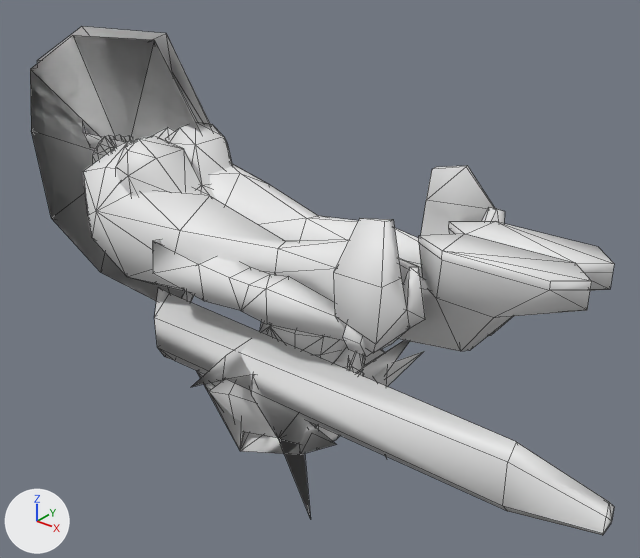
The Blender file Aria_Example/Aria_Hiro_Adult_OOTO.blend as it was, and as the next commit left it.
Camera for both pictures: a camera (50 mm lens) standing at (5.14, -4.02, 2.36) and looking at (1.7, 0.29, -0.31). Lighting does not change. The marker at lower left points along +X, +Y and +Z. Mesh edges are drawn as thin lines. Materials are left out; every surface is plain grey.

The first picture shows 'Shield.2', 'riggedmesh'.
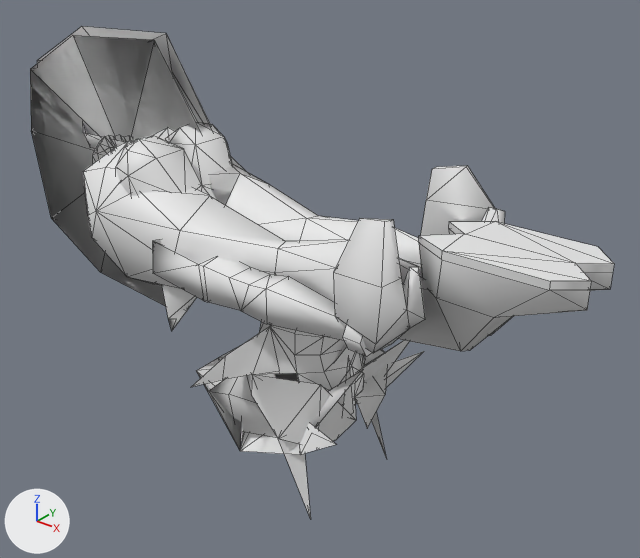
Commit message: ww aria and fd fix

Boxes (x1, y1, x2, y2) around the edits, measured in the pictures (640 x 558 px):
'riggedmesh', reshaped
    before: (83, 122, 614, 535)
    after: (83, 122, 614, 519)
part 1 of me_me_06002748_003, added
    after: (210, 164, 268, 205)
part 2 of me_me_06002748_003, deleted
    before: (155, 287, 614, 535)
part 3 of me_me_06002748_003, built on
    before: (197, 184, 311, 519)
    after: (162, 156, 311, 519)

The change, as a diff of the scene's bpy script:
```diff
--- a/Aria_Example/Aria_Hiro_Adult_OOTO.blend.py
+++ b/Aria_Example/Aria_Hiro_Adult_OOTO.blend.py
@@ me_me_06002748_003 @@
 # used by ob_riggedmesh; location = (0.0, 0.0, 0.0)
-me_me_06002748_003.from_pydata(...)  # 472 vertices, 694 faces, 3 loose edges; spans x -0.05..4.1, y -0.79..0.8, z -1.72..0.68
+me_me_06002748_003.from_pydata(...)  # 472 vertices, 691 faces, 2 loose edges; spans x -0.05..3.76, y -0.79..0.8, z -1.72..0.68
+# me_me_06002748_003 part 1: a new loose piece of 14 vertices spanning x 0.53..1.15, y -0.08..0.55, z -0.31..0.37
+# me_me_06002748_003 part 2: the loose piece of 21 vertices spanning x 0.77..4.1, y -0.48..-0.24, z -0.98..-0.41 is deleted
+# me_me_06002748_003 part 3
+# 3 vertices are removed from x 0.82..1.94, y -0.43..-0.33, z -1.18..0.45
+# 15 faces are deleted
+# 1 loose edge is deleted
+# 4 vertices move from x 1.76..1.83, y -0.26..-0.03, z -0.22..-0.15 to x 1.75..1.82, y -0.24..-0.02, z -0.22..-0.14
+# 13 vertices are added at x 0.53..1.46, y -0.55..0.64, z -0.68..0.25
+# 27 new faces join them
```
